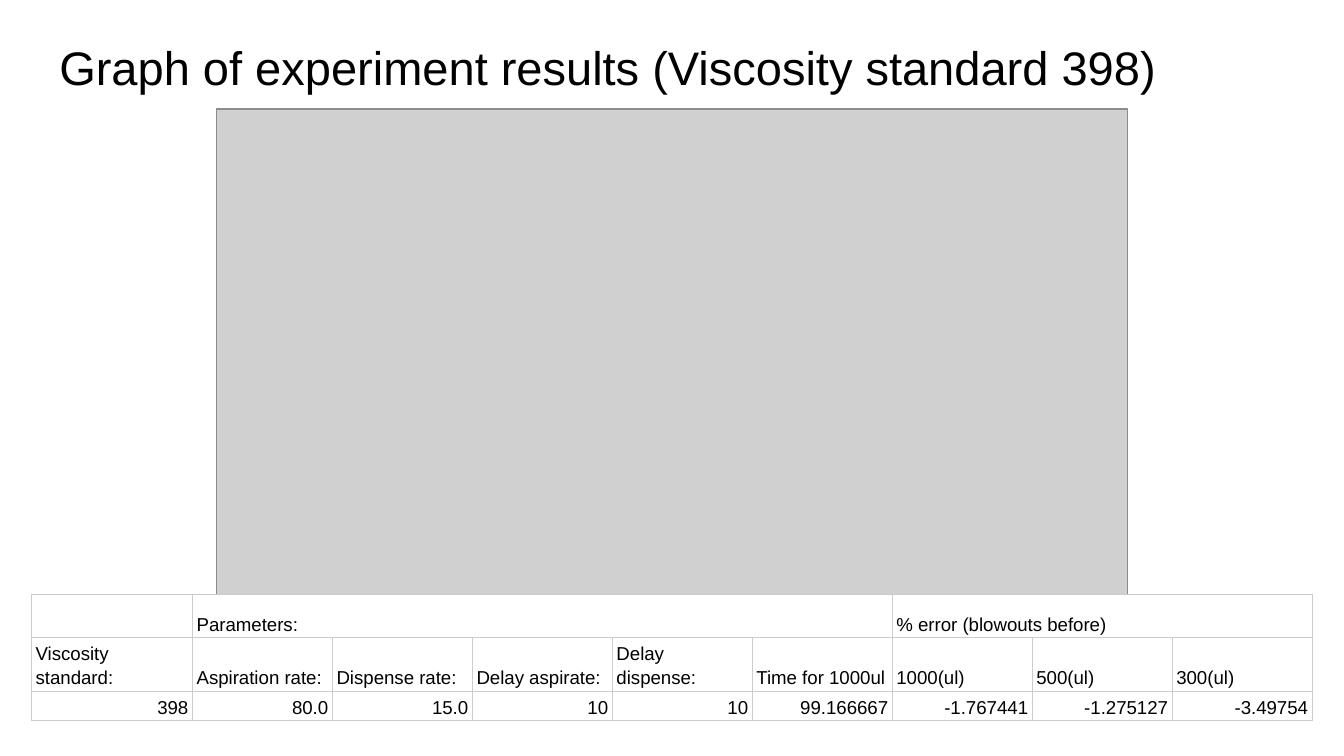
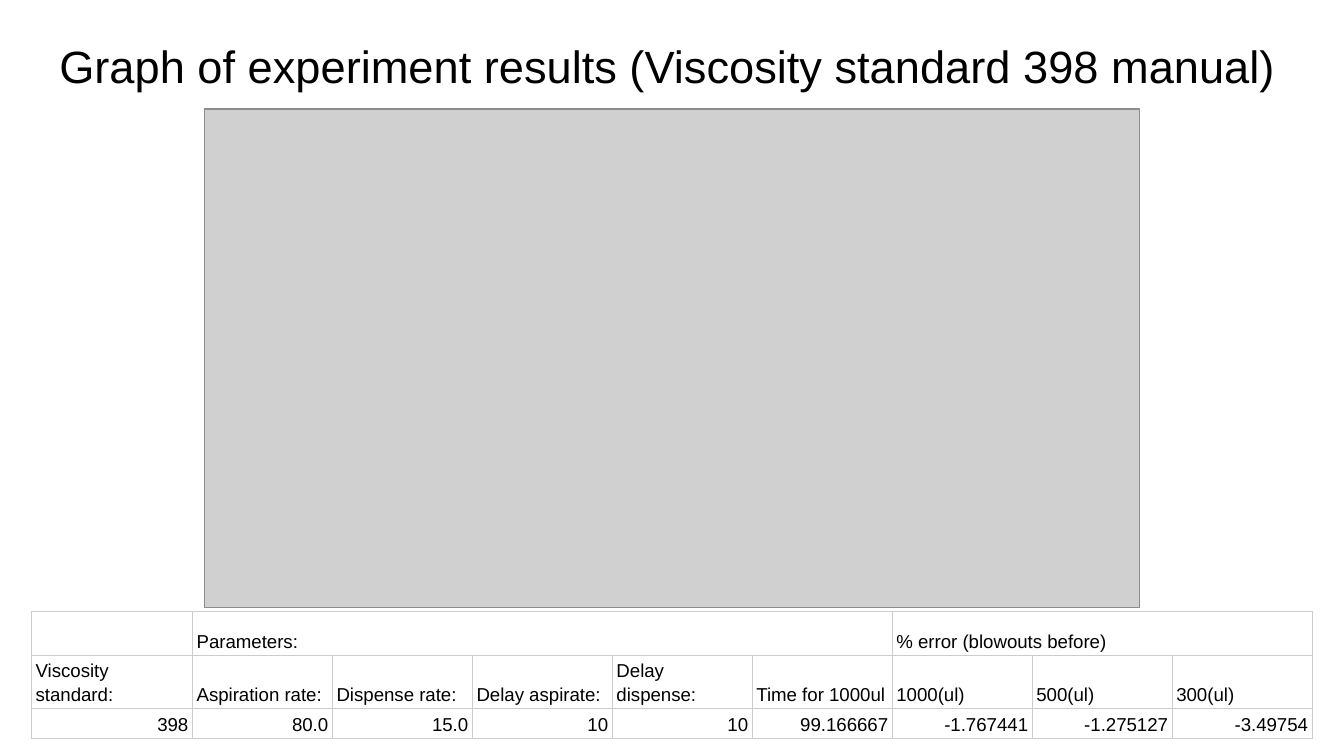
Before and after one commit to Quijanove/viscosity_liquid_transfer_Pablo, a slide deck: slide 6 of Sartorious_experiments/Finalised_Data/Sartorious Experiments Summary Statistics.pptx (slide 4 before the commit). Drawn at 1344x756 pixels with LibreOffice and Linux fonts; fonts in the diff are those of the drawing; grey boxes stand for pictures. Boxes give left, top, right and bottom in pixels: in the first picture for what was removed or moved away, otherwise in the second. Text is boxed around its words. In the diff, an @@ line names an element or a change of style, - is before the commit and + after.

```diff
--- a/Sartorious_experiments/Finalised_Data/Sartorious Experiments Summary Statistics.pptx
+++ b/Sartorious_experiments/Finalised_Data/Sartorious Experiments Summary Statistics.pptx
@@ title at [59, 50, 1274, 91]: text changed; size 25.2 to 24.2 pt @@
-Graph of experiment results (Viscosity standard 398)
+Graph of experiment results (Viscosity standard 398 manual)
@@ picture: place and size @@
-picture at [216, 109, 1128, 594]
+picture at [204, 109, 1140, 607]
@@ table: place and size @@
-table at [31, 594, 1310, 756]
+table at [31, 612, 1310, 756]
```
Also in this commit, not shown: 4 other slides changed, 2 slides added, 1 other file.
